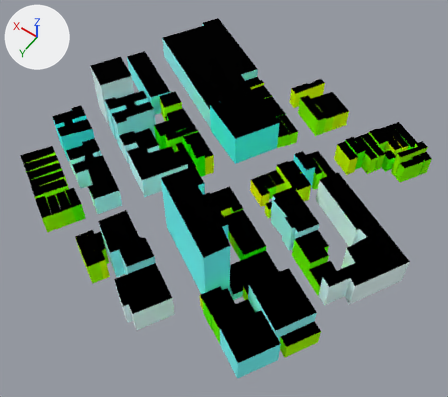
Renders of the glTF model web/public/assets/nyc/tiles/-1_3.far.glb from each side of a commit.
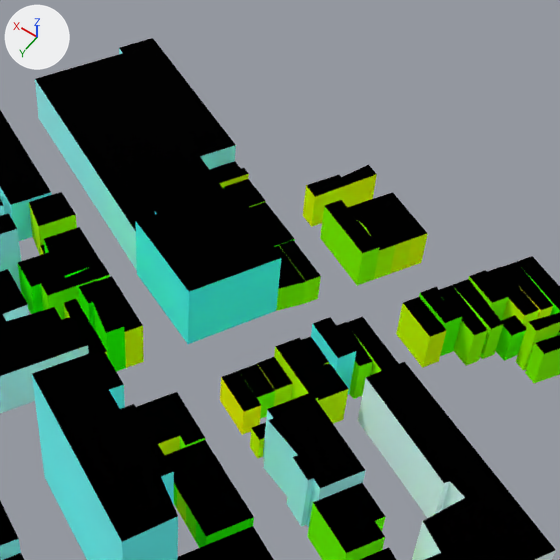
Old and new are each drawn whole from a camera (50 mm lens) standing at (-321.0, 1156.0, 393.0) and looking at (-146.0, 913.0, 10.0) and again close up on the part from 33% to 92% of the width and 0% to 67% of the height. Every picture has the same lights, and +X, +Y and +Z are marked at upper left. The first two pictures are the older version. Where no turn or scale is listed for an object, it has been applied to the vertices. Vertices at exactly the same position are counted once.

Objects in the first close-up: '-1_3_far'.
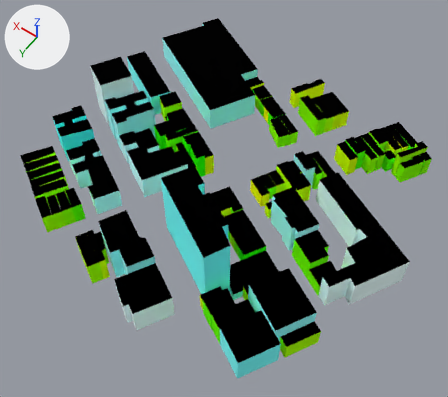
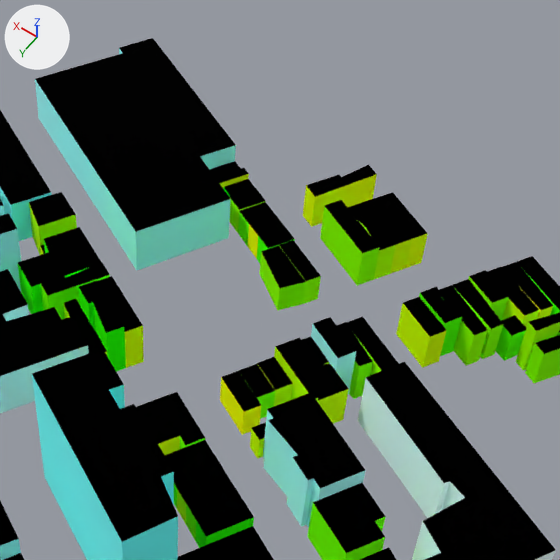
Location of each change, (x1, y1, x2, y2) in pixels of the close-ups (560 x 560 px; the box of a moved part takes in the faces that stretch with it):
part 1 of me_1_3_far, deleted: before (136, 185, 281, 344)
part 2 of me_1_3_far, moved or reshaped: before (275, 246, 306, 311); after (259, 246, 306, 310)
part 3 of me_1_3_far, recoloured: (311, 324, 356, 395) in both

What the commit changed:
me_1_3_far is used by ob_1_3_far; location (-136.7, 888.4, 29.7).
me_1_3_far had 822 vertices, 1184 faces and spanned x -154.0..154.0, y -147.0..147.0, z -30.0..30.0.
me_1_3_far now has 810 vertices, 1168 faces and spans x -154.0..154.0, y -147.0..147.0, z -30.0..30.0.
me_1_3_far part 1: the loose piece of 12 vertices spanning x -10.0..48.0, y -77.0..-17.0, z -30.0..1.0 is deleted.
Part 2, on me_1_3_far:
2 vertices are removed from x -10.0..7.0, y -66.0..-53.0, z -17.0.
7 faces are deleted.
1 vertex moves from x 7.0, y -66.0, z -30.0 to x 7.0, y -67.0, z -30.0.
2 vertices are added at (7.0, -67.0, -17.0), (-11.0, -54.0, -17.0).
5 new faces join them, mat_facade.
2 new faces join them, mat_roof.
me_1_3_far part 3: 16 kept faces spanning x -73.0..-36.0, y -41.0..116.0, z -30.0..-4.0 get new vertex colours.
Other edits to the shape of me_1_3_far do not show in these pictures.
